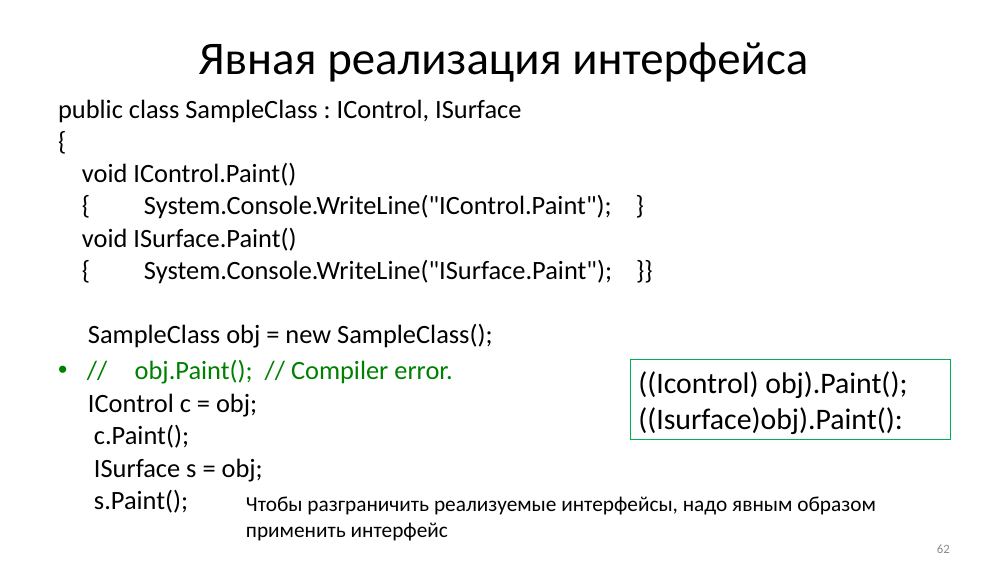
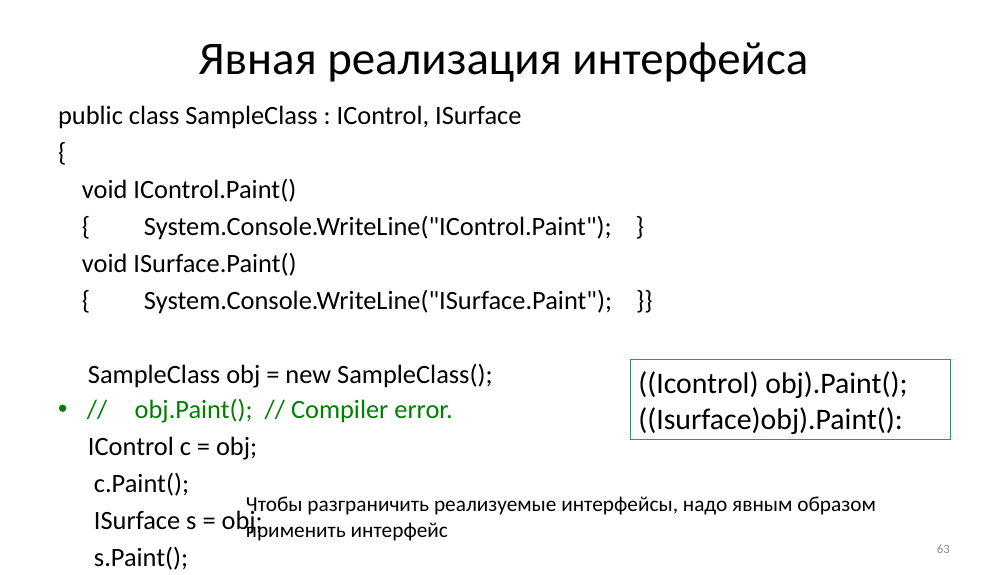
Before and after one commit to Mrztv/KRSU, a slide deck: slide 63 of 2026/ООП/Хмелева/ООП2.pptx (slide 62 before the commit). Drawn at 1008x575 pixels with LibreOffice and Linux fonts; fonts in the diff are those of the drawing. Boxes give left, top, right and bottom in pixels: in the first picture for what was removed or moved away, otherwise in the second. Text is boxed around its words. In the diff, an @@ line names an element or a change of style, - is before the commit and + after.

```diff
--- a/2026/ООП/Хмелева/ООП2.pptx
+++ b/2026/ООП/Хмелева/ООП2.pptx
@@ text "public class SampleClass : IControl, ..." at (58, 105, 612, 536): line spacing 0.8 to 1; less space between paragraphs @@
```
Also in this commit, not shown: 89 other slides changed, 1 slide added, 19 other files.
